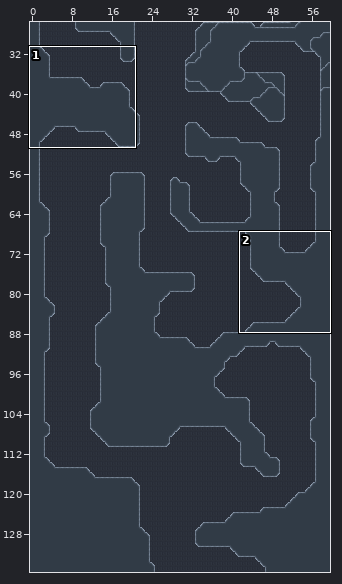
One commit to this Tiled map (JSON): assets/map/level00.json. The picture above shows the old version from afar; the outline marks the close-up.
Close-up. Earlier state:
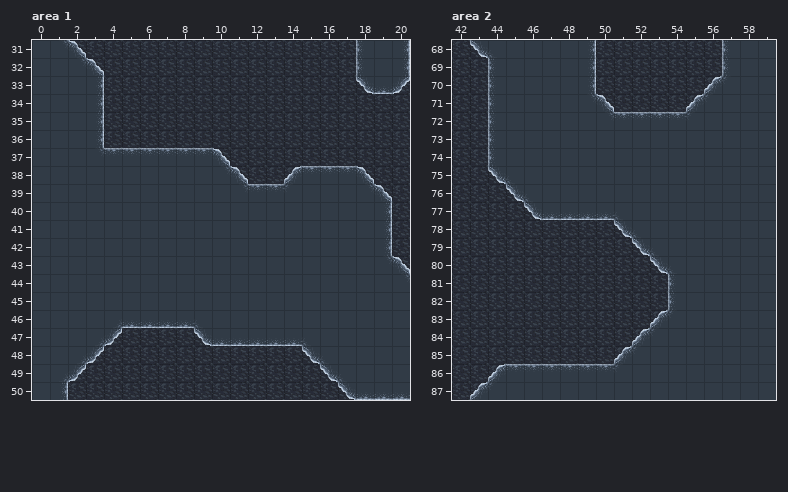
Cells are 32x32 px. Shown: area 1 x 0..20, y 31..50; area 2 x 42..59, y 68..87. The commit also changed other parts of the map, which this record leaves out.
Now the later version:
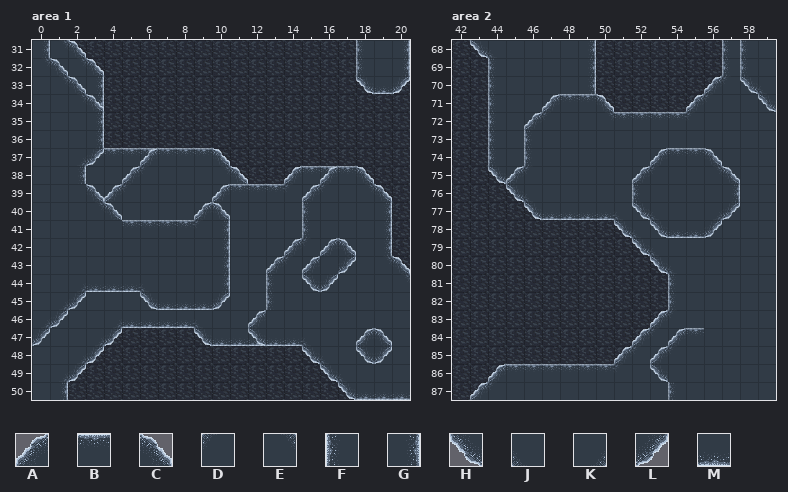
Key: from "slopes": A 11, B 12, C 14, D 20, E 23, F 28, G 33, H 37, J 38, K 41, L 42, M 48.
_ is an empty cell, . an unchanged one.
Difference:
--- layer "forground", area 1
@@ x 0..3 @@
-31 _...
-32 __..
-33 .__.
-34 ..__
+31 G...
+32 EC..
+33 .EC.
+34 ..EC
@@ x 0..19 @@
-37 ..__.._.............
-38 .._..__........._...
-39 ...___....__...__...
-40 ...__....__...._....
-41 .....______...._....
-42 .........._...____..
-43 .........._..___._..
-44 .._____..._.._.__...
-45 .__..._____.._......
-46 __.........._.......
-47 _..........._.....__
-48 ..................__
+37 ..KL..A.............
+38 ..G..AD.........A...
+39 ...CAD....AB...AD...
+40 ...EC....AC....F....
+41 .....BBBBDG....F....
+42 ..........G...ADAC..
+43 ..........G..ADA.L..
+44 ..KMMMJ...G..F.HL...
+45 .KL...HMMML..F......
+46 KL..........A.......
+47 L...........H.....AC
+48 ..................HL
--- layer "forground", area 2
@@ x 45..59 @@
-68 ............._.
-69 ............._.
-70 .............__
-71 ..___........._
-72 .__............
-73 ._.............
-74 ._......____...
-75 __.....__..__..
-76 ......._...._..
-77 .......__..__..
-78 ........____...
+68 .............F.
+69 .............F.
+70 .............HJ
+71 ..ABB.........H
+72 .AD............
+73 .F.............
+74 .F......ABBC...
+75 AD.....AD..EC..
+76 .......F....G..
+77 .......HJ..KL..
+78 ........HMML...
@@ x 53..55 @@
-84 .__
-85 __.
-86 _..
-87 ._.
+84 .AB
+85 AD.
+86 H..
+87 .F.
